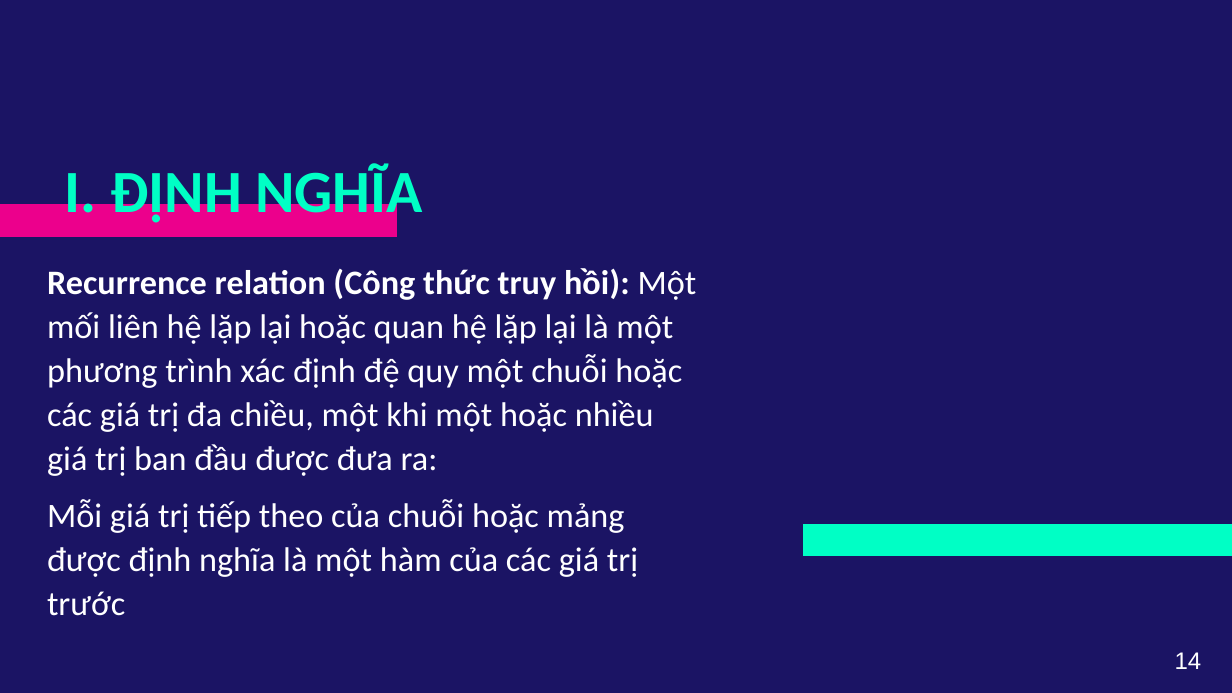
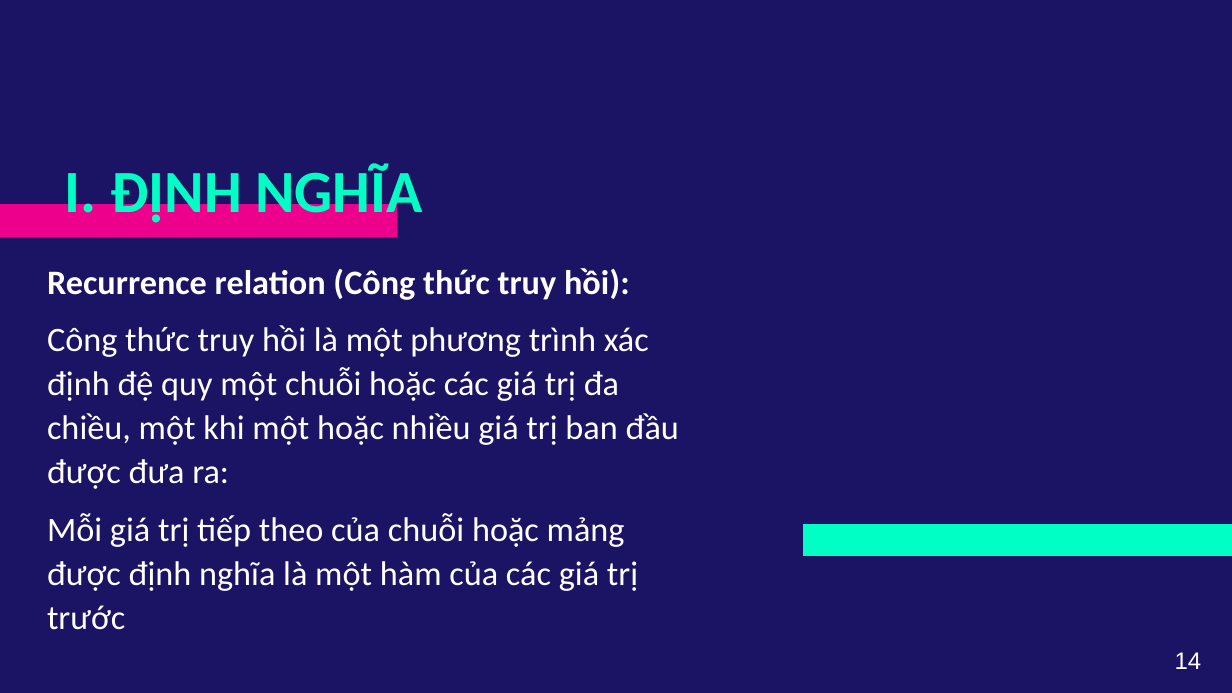
Before and after one commit to bach04py/CS112-group5, a slide deck: slide 14 of Disscuss/AnalyzeComplexityRecursionAlgorithm_Group5.pptx. Drawn at 1232x693 pixels with LibreOffice and Linux fonts; fonts in the diff are those of the drawing. Boxes give left, top, right and bottom in pixels: in the first picture for what was removed or moved away, otherwise in the second. Text is boxed around its words. In the diff, an @@ line names an element or a change of style, - is before the commit and + after.

```diff
--- a/Disscuss/AnalyzeComplexityRecursionAlgorithm_Group5.pptx
+++ b/Disscuss/AnalyzeComplexityRecursionAlgorithm_Group5.pptx
@@ text at (47,268,679,489): text changed @@
-Recurrence relation (Công thức truy hồi): Một mối liên hệ lặp lại hoặc quan hệ lặp lại là một phương trình xác định đệ quy một chuỗi hoặc các giá trị đa chiều, một khi một hoặc nhiều giá trị ban đầu được đưa ra:
+Recurrence relation (Công thức truy hồi):
+Công thức truy hồi là một phương trình xác định đệ quy một chuỗi hoặc các giá trị đa chiều, một khi một hoặc nhiều giá trị ban đầu được đưa ra:
```
